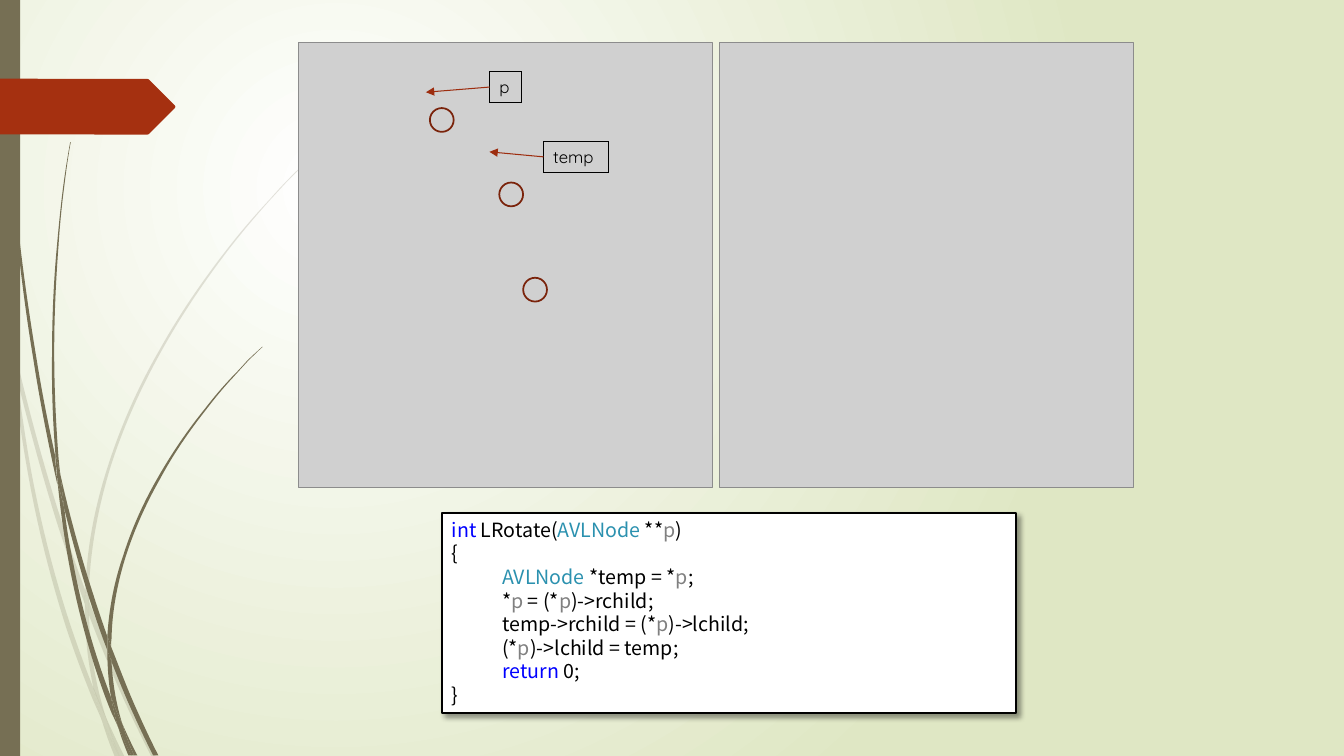
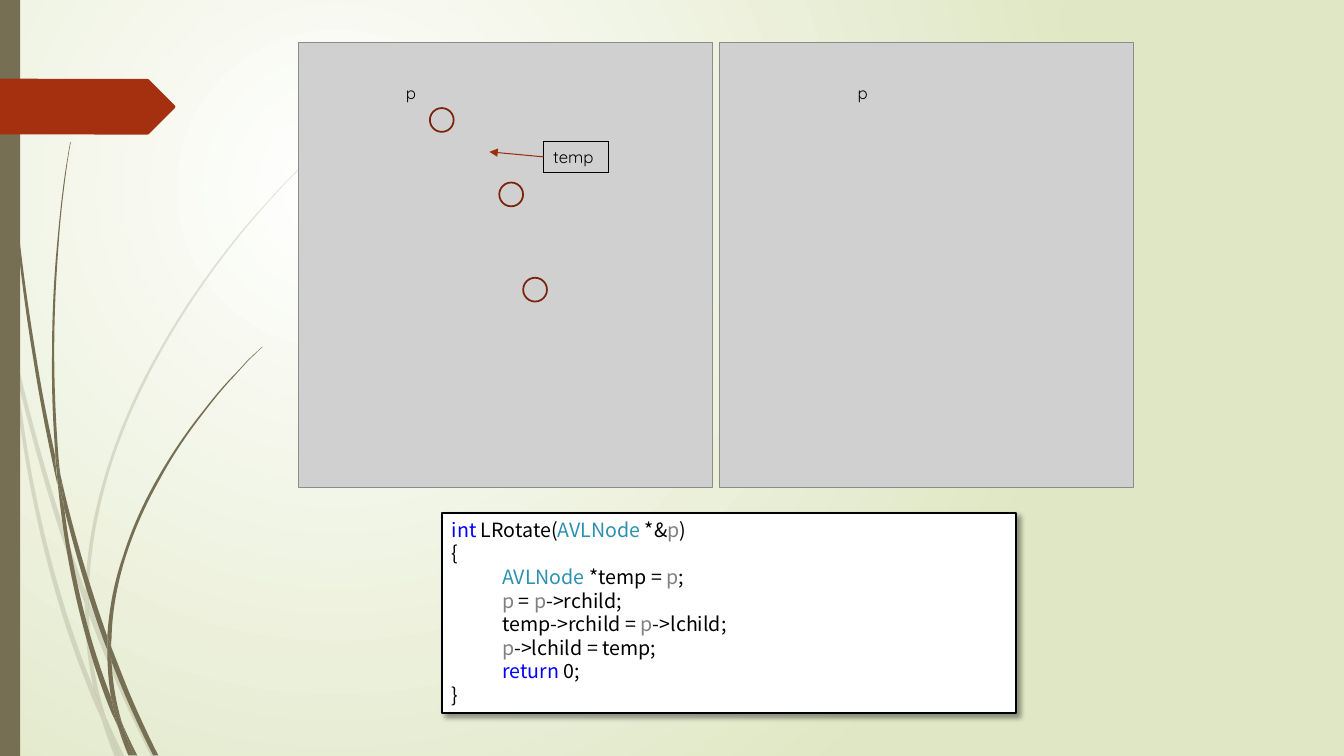
Before and after one commit to TeacherPeng/Datastruct, a slide deck: slide 35 of 教案/第08章 集合与查找.pptx. Drawn at 1344x756 pixels with LibreOffice and Linux fonts; fonts in the diff are those of the drawing; grey boxes stand for pictures. Boxes give left, top, right and bottom in pixels: in the first picture for what was removed or moved away, otherwise in the second. Text is boxed around its words. In the diff, an @@ line names an element or a change of style, - is before the commit and + after.

```diff
--- a/教案/第08章 集合与查找.pptx
+++ b/教案/第08章 集合与查找.pptx
@@ text "p": place and size @@
-text "p" at (490,72,522,102)
+text "p" at (406,90,416,103)
@@ text "p" at (406,90,416,103): outline #000000 0.75 pt to none @@
@@ arrow removed from (490, 87) to (426, 93) @@
@@ text added at (858,90,868,103), 12 pt, text #000000 @@
+p
@@ text in rectangle at (452,521,686,542): text changed @@
-int LRotate(AVLNode **p)
+int LRotate(AVLNode *&p)
@@ text in rectangle at (502,568,727,660): text changed @@
-  AVLNode *temp = *p;
-  *p = (*p)->rchild;
-  temp->rchild = (*p)->lchild;
-  (*p)->lchild = temp;
+  AVLNode *temp = p;
+  p = p->rchild;
+  temp->rchild = p->lchild;
+  p->lchild = temp;
```
Also in this commit, not shown: 8 other slides changed, 1 other file.
